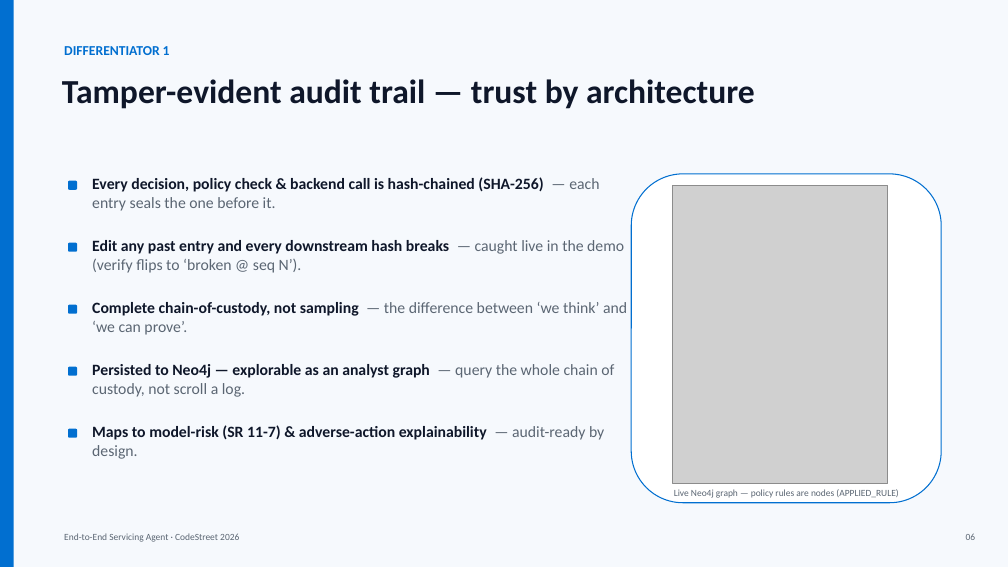
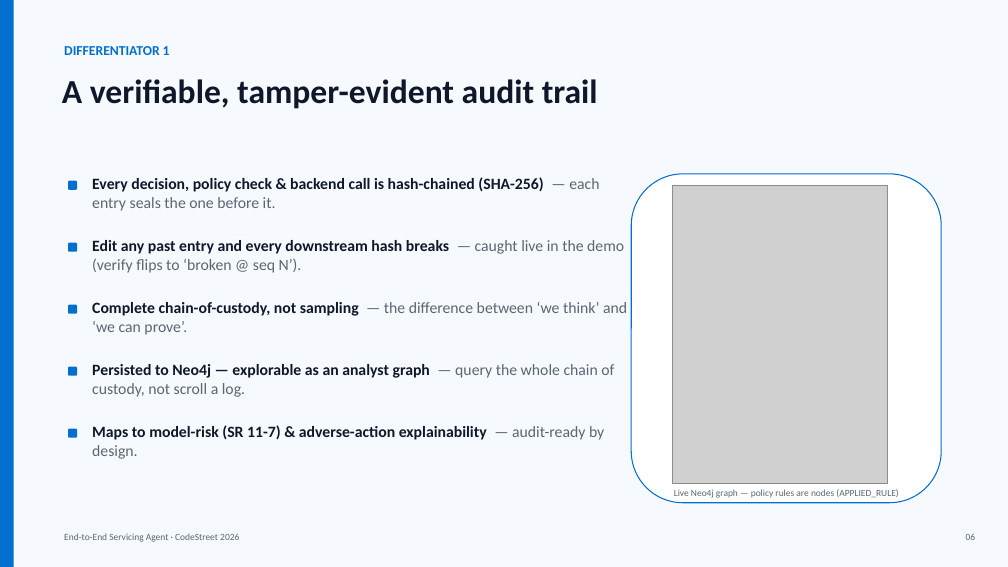
Before and after one commit to VaibhavDangaich/Codestreet_2026, a slide deck: slide 6 of deck/CodeStreet2026_Servicing_Agent.pptx. Drawn at 1008x567 pixels with LibreOffice and Linux fonts; fonts in the diff are those of the drawing; grey boxes stand for pictures. Boxes give left, top, right and bottom in pixels: in the first picture for what was removed or moved away, otherwise in the second. Text is boxed around its words. In the diff, an @@ line names an element or a change of style, - is before the commit and + after.

```diff
--- a/deck/CodeStreet2026_Servicing_Agent.pptx
+++ b/deck/CodeStreet2026_Servicing_Agent.pptx
@@ text at [62, 79, 598, 109]: text changed @@
-Tamper-evident audit trail — trust by architecture
+A verifiable, tamper-evident audit trail
```
Also in this commit, not shown: 2 other slides changed, 7 other files.
